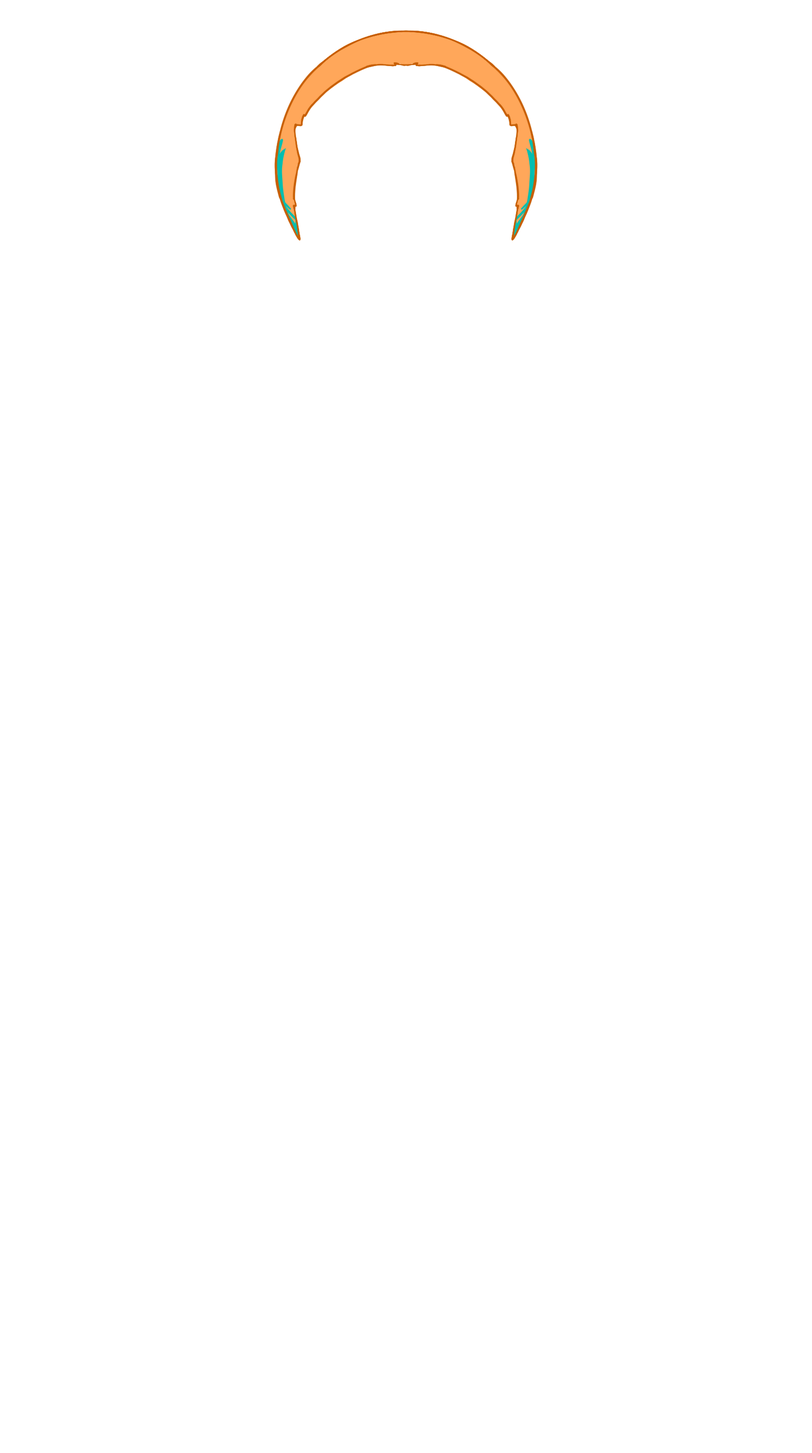
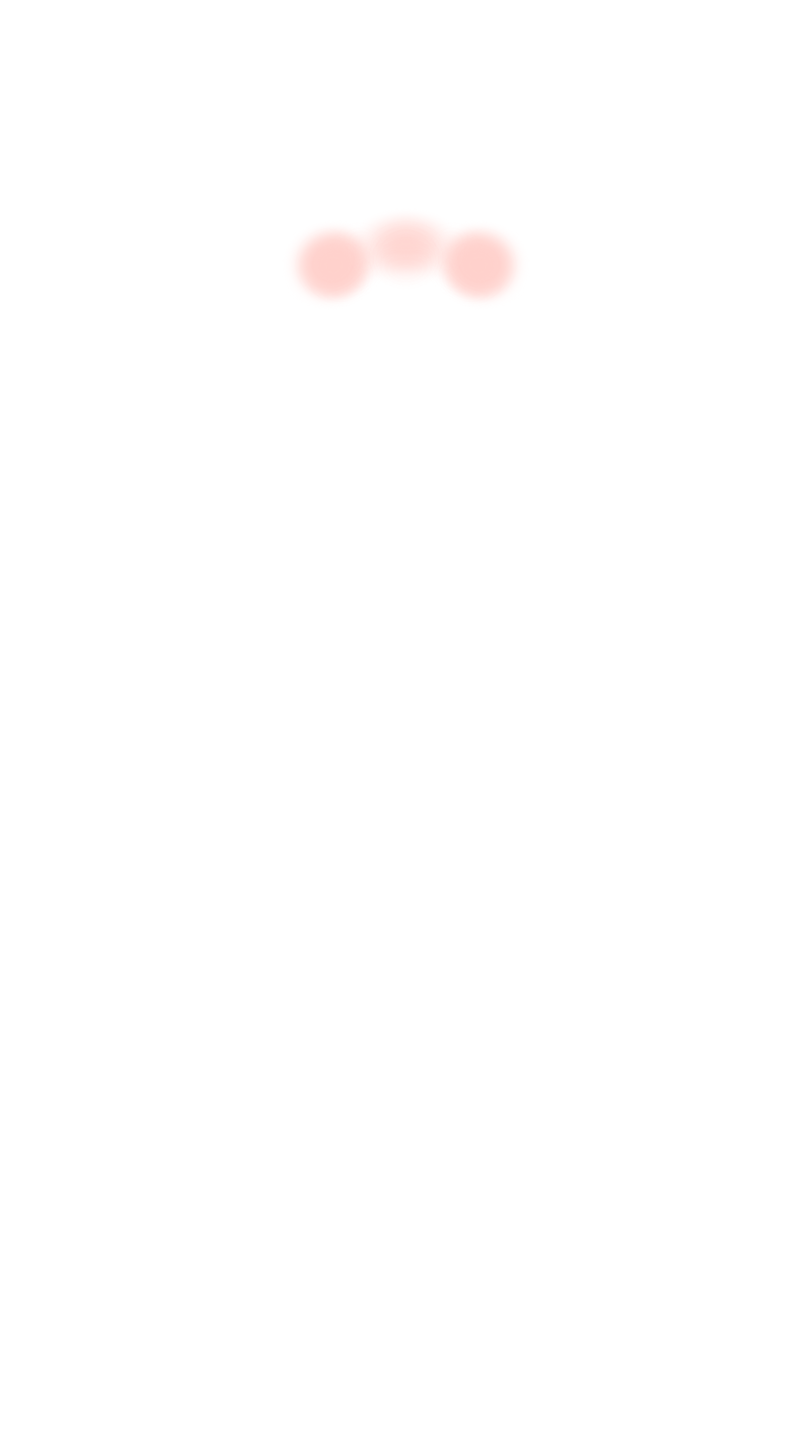
Layered file, before and after one edit (812px x 1453px). Changes by layer:
renamed "hair_top" to "nose2", painted on it over [273, 30, 538, 292]
added layer "cheek2" (1st of 2) above "cheek2" over [421, 220, 526, 307]
added layer "cheek2" (2nd of 2) over [286, 220, 390, 307]
